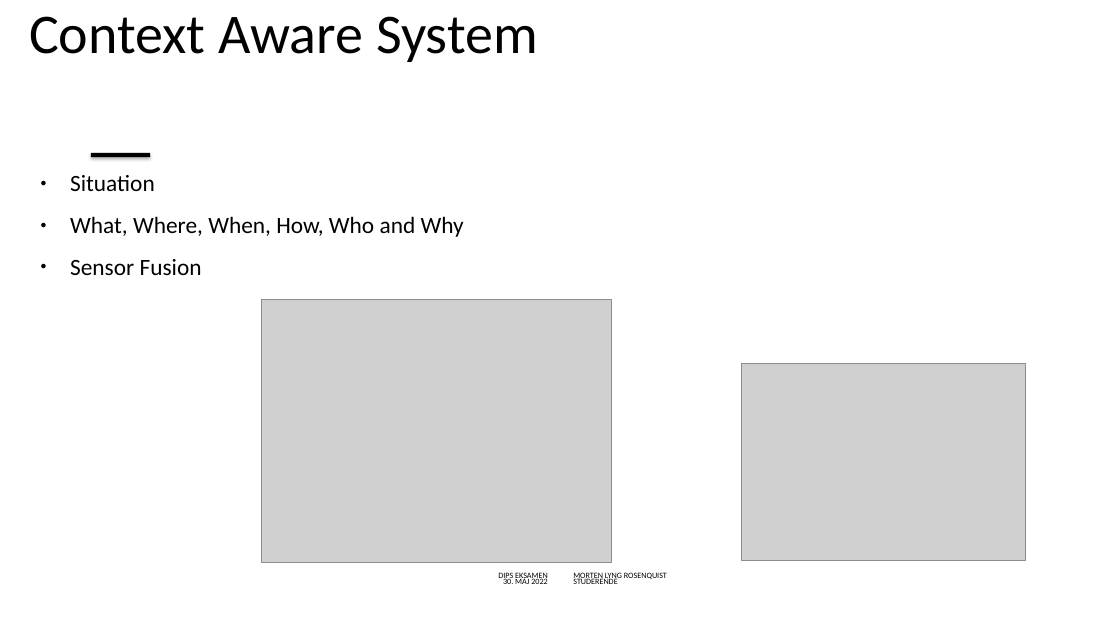
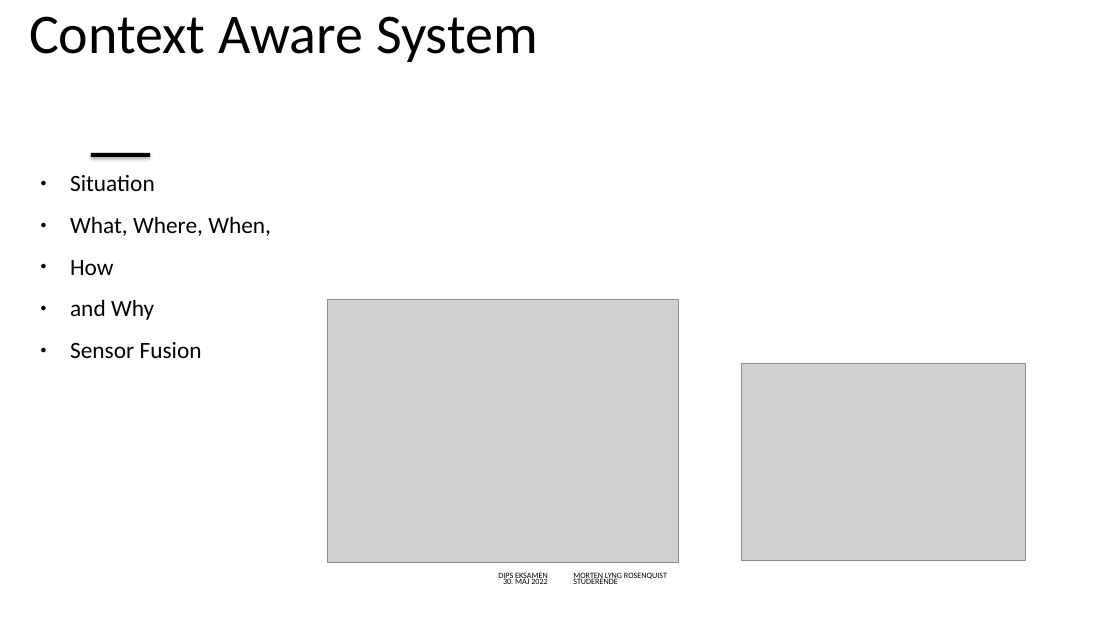
Before and after one commit to mlRosenquist/au-mlr-distributed-and-pervasive-systems, a slide deck: slide 33 of Præsentation.pptx. Drawn at 1120x630 pixels with LibreOffice and Linux fonts; fonts in the diff are those of the drawing; grey boxes stand for pictures; background and template pictures are left out. Boxes give left, top, right and bottom in pixels: in the first picture for what was removed or moved away, otherwise in the second. Text is boxed around its words. In the diff, an @@ line names an element or a change of style, - is before the commit and + after.

```diff
--- a/Præsentation.pptx
+++ b/Præsentation.pptx
@@ text at (70,216,271,320): text changed @@
-● What, Where, When, How, Who and Why
+● What, Where, When,
+● How
+● and Why
@@ picture: place and size @@
-picture at (261,300,613,563)
+picture at (328,300,679,563)
```
Also in this commit, not shown: 12 other slides changed.
